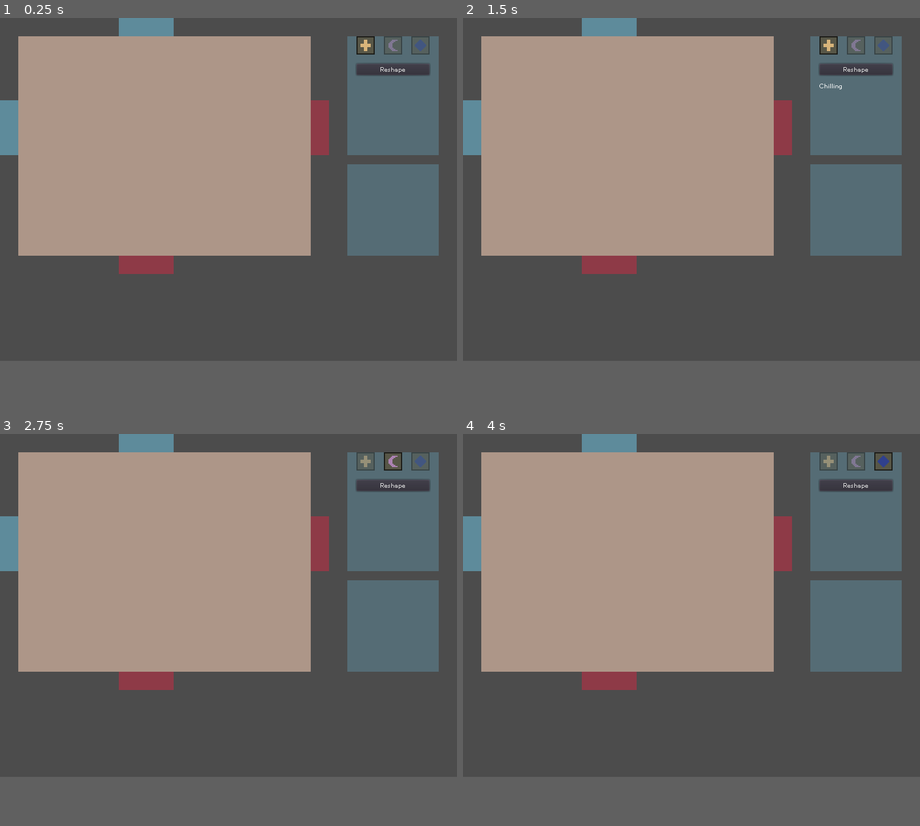
Above: before the commit, frames 1-4 (two rows, left to right).
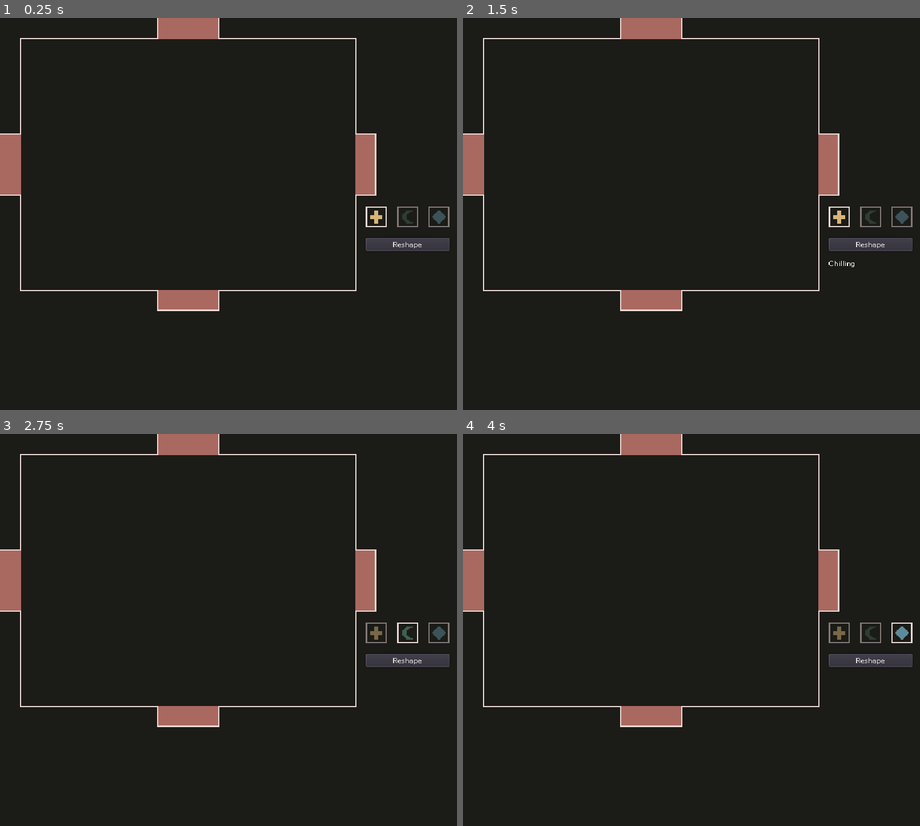
Above: after the commit, the same moments.

Repository: nolenroyalty/ReShape-TD
Game: Godot game, scene res://Main.tscn
Two runs of this game, one before a commit and one after it. Both use one fixed random seed, a clock stepped at 60 frames per second and the inputs below.
Inputs (mouse positions are in pixels of both pictures, inside the frame that each line leads up to; where the layout moved, square brackets give the same spot in the first picture):
- Up to frame 1 (0.25 s): no input
- Up to frame 2 (1.5 s): click "Reshape" at 0.5 s; click "Chilling" at 1.25 s
- Up to frame 3 (2.75 s): click (406, 606) [393, 461] at 2 s
- Up to frame 4 (4 s): click (837, 606) [828, 461] at 2.75 s; click (901, 606) [883, 461] at 3.5 s
In our replay, the window is 800x600 before the commit and 800x686 after it. These sizes can differ from the game's own. Grey fills any space a smaller window leaves; there, only what the larger window draws over its background counts as a difference.

The runs differ from the first frame. In frame 1, 87% of the frame differs, in the area x 0-100%, y 0-88%; in frame 2, 87%; in frame 3, 87%; in frame 4, 87%.

Commit message:
art updates, more upgrade implementations

Diff:
--- a/Main.gd
+++ b/Main.gd
@@ -82,3 +82,4 @@
 	upgrade_selector.connect("selected", self, "set_shape")
 	battlefield.connect("selected_tower", self, "show_individual_tower")
 	battlefield.connect("selected_creep", self, "show_individual_creep")
+	VisualServer.set_default_clear_color(C.BLACK)
--- a/Main.tscn
+++ b/Main.tscn
@@ -15,7 +15,7 @@
 }
 
 [node name="ReshapeUpgradeSelector" parent="." instance=ExtResource( 2 )]
-position = Vector2( 624, 32 )
+position = Vector2( 560, 288 )
 
 [node name="IndividualViewer" parent="." instance=ExtResource( 4 )]
-position = Vector2( 624, 256 )
+position = Vector2( 560, 32 )
--- a/battlefield/Battlefield.tscn
+++ b/battlefield/Battlefield.tscn
@@ -12,27 +12,24 @@
 [ext_resource path="res://battlefield/DestRight.gd" type="Script" id=10]
 [ext_resource path="res://battlefield/DestBot.gd" type="Script" id=11]
 
-[sub_resource type="RectangleShape2D" id=1]
-extents = Vector2( 288, 224 )
-
 [node name="Battlefield" type="Node2D"]
 script = ExtResource( 1 )
 
 [node name="SpawnLeft" parent="." instance=ExtResource( 4 )]
-position = Vector2( 0, 160 )
+position = Vector2( 0, 192 )
 
 [node name="SpawnTop" parent="." instance=ExtResource( 2 )]
-position = Vector2( 224, 0 )
+position = Vector2( 256, 0 )
 
 [node name="BuildableGrid" parent="." instance=ExtResource( 3 )]
 position = Vector2( 48, 48 )
 
 [node name="DestRight" parent="." instance=ExtResource( 5 )]
-position = Vector2( 560, 160 )
+position = Vector2( 560, 192 )
 script = ExtResource( 10 )
 
 [node name="DestBot" parent="." instance=ExtResource( 6 )]
-position = Vector2( 224, 432 )
+position = Vector2( 256, 432 )
 script = ExtResource( 11 )
 
 [node name="BattlefieldBounds" type="Area2D" parent="."]
@@ -41,10 +38,9 @@
 monitorable = false
 script = ExtResource( 8 )
 
-[node name="CollisionShape2D" type="CollisionShape2D" parent="BattlefieldBounds"]
-visible = false
+[node name="CollisionShape2D" type="CollisionPolygon2D" parent="BattlefieldBounds"]
 position = Vector2( 288, 224 )
-shape = SubResource( 1 )
+polygon = PoolVector2Array( -240, -176, -240, -32, -288, -32, -288, 64, -240, 64, -240, 208, -32, 208, -32, 240, 64, 240, 64, 208, 272, 208, 272, 64, 304, 64, 304, -32, 272, -32, 272, -176, 64, -176, 64, -224, -32, -224, -32, -176 )
 __meta__ = {
 "_edit_lock_": true
 }
--- a/battlefield/BuildableGrid.tscn
+++ b/battlefield/BuildableGrid.tscn
@@ -1,7 +1,7 @@
 [gd_scene load_steps=4 format=2]
 
 [ext_resource path="res://battlefield/BuildableGrid.gd" type="Script" id=1]
-[ext_resource path="res://battlefield/sprites/background.png" type="Texture" id=2]
+[ext_resource path="res://battlefield/sprites/background-alt.png" type="Texture" id=2]
 
 [sub_resource type="RectangleShape2D" id=1]
 extents = Vector2( 256, 192 )
@@ -18,5 +18,6 @@
 collision_mask = 0
 
 [node name="CollisionShape2D" type="CollisionShape2D" parent="Bounds"]
+visible = false
 position = Vector2( 256, 192 )
 shape = SubResource( 1 )
--- a/battlefield/CreepDestination.tscn
+++ b/battlefield/CreepDestination.tscn
@@ -8,12 +8,7 @@
 
 [node name="CreepDestination" instance=ExtResource( 1 )]
 
-[node name="ColorRect" type="ColorRect" parent="." index="0"]
-margin_right = 40.0
-margin_bottom = 40.0
-color = Color( 0.556863, 0.227451, 0.278431, 1 )
-
-[node name="Bounds" type="Area2D" parent="." index="1"]
+[node name="Bounds" type="Area2D" parent="." index="0"]
 collision_layer = 16
 collision_mask = 2
 input_pickable = false
--- a/battlefield/DestBot.tscn
+++ b/battlefield/DestBot.tscn
@@ -1,7 +1,8 @@
-[gd_scene load_steps=4 format=2]
+[gd_scene load_steps=5 format=2]
 
 [ext_resource path="res://battlefield/CreepDestination.tscn" type="PackedScene" id=1]
 [ext_resource path="res://battlefield/CreepArea.gd" type="Script" id=2]
+[ext_resource path="res://battlefield/sprites/destright.png" type="Texture" id=3]
 
 [sub_resource type="RectangleShape2D" id=1]
 resource_local_to_scene = true
@@ -10,10 +11,11 @@
 [node name="DestBot" groups=["pathable"] instance=ExtResource( 1 )]
 script = ExtResource( 2 )
 
-[node name="ColorRect" parent="." index="0"]
-margin_right = 96.0
-margin_bottom = 32.0
-
 [node name="CollisionShape2D" parent="Bounds" index="0"]
 position = Vector2( 48, 16 )
 shape = SubResource( 1 )
+
+[node name="Sprite" type="Sprite" parent="." index="1"]
+position = Vector2( 48, 16 )
+rotation = 1.5708
+texture = ExtResource( 3 )
--- a/battlefield/DestRight.tscn
+++ b/battlefield/DestRight.tscn
@@ -1,18 +1,17 @@
 [gd_scene load_steps=4 format=2]
 
 [ext_resource path="res://battlefield/CreepDestination.tscn" type="PackedScene" id=1]
-[ext_resource path="res://battlefield/CreepArea.gd" type="Script" id=2]
+[ext_resource path="res://battlefield/sprites/destright.png" type="Texture" id=2]
 
 [sub_resource type="RectangleShape2D" id=1]
 resource_local_to_scene = true
 extents = Vector2( 16, 48 )
 
 [node name="DestRight" groups=["pathable"] instance=ExtResource( 1 )]
-script = ExtResource( 2 )
 
-[node name="ColorRect" parent="." index="0"]
-margin_right = 32.0
-margin_bottom = 96.0
+[node name="Sprite" type="Sprite" parent="." index="0"]
+position = Vector2( 16, 48 )
+texture = ExtResource( 2 )
 
 [node name="CollisionShape2D" parent="Bounds" index="0"]
 position = Vector2( 16, 48 )
--- a/battlefield/SpawnLeft.tscn
+++ b/battlefield/SpawnLeft.tscn
@@ -1,12 +1,12 @@
-[gd_scene load_steps=3 format=2]
+[gd_scene load_steps=4 format=2]
 
 [ext_resource path="res://battlefield/CreepArea.tscn" type="PackedScene" id=1]
 [ext_resource path="res://battlefield/SpawnLeft.gd" type="Script" id=2]
+[ext_resource path="res://battlefield/sprites/entrance.png" type="Texture" id=3]
 
 [node name="SpawnLeft" groups=["pathable"] instance=ExtResource( 1 )]
 script = ExtResource( 2 )
 
-[node name="ColorRect" type="ColorRect" parent="." index="0"]
-margin_right = 48.0
-margin_bottom = 96.0
-color = Color( 0.368627, 0.545098, 0.607843, 1 )
+[node name="Sprite" type="Sprite" parent="." index="0"]
+position = Vector2( 24, 48 )
+texture = ExtResource( 3 )
--- a/battlefield/SpawnTop.tscn
+++ b/battlefield/SpawnTop.tscn
@@ -1,12 +1,13 @@
-[gd_scene load_steps=3 format=2]
+[gd_scene load_steps=4 format=2]
 
 [ext_resource path="res://battlefield/CreepArea.tscn" type="PackedScene" id=1]
 [ext_resource path="res://battlefield/SpawnTop.gd" type="Script" id=2]
+[ext_resource path="res://battlefield/sprites/entrance.png" type="Texture" id=3]
 
 [node name="SpawnTop" groups=["pathable"] instance=ExtResource( 1 )]
 script = ExtResource( 2 )
 
-[node name="ColorRect" type="ColorRect" parent="." index="0"]
-margin_right = 96.0
-margin_bottom = 48.0
-color = Color( 0.368627, 0.545098, 0.607843, 1 )
+[node name="Sprite" type="Sprite" parent="." index="0"]
+position = Vector2( 48, 24 )
+rotation = 1.5708
+texture = ExtResource( 3 )
--- a/creeps/CreepGeneric.tscn
+++ b/creeps/CreepGeneric.tscn
@@ -1,7 +1,7 @@
 [gd_scene load_steps=5 format=2]
 
 [ext_resource path="res://creeps/CreepGeneric.gd" type="Script" id=1]
-[ext_resource path="res://creeps/sprites/genericcreep.png" type="Texture" id=2]
+[ext_resource path="res://creeps/sprites/creep1.png" type="Texture" id=2]
 
 [sub_resource type="CircleShape2D" id=1]
 radius = 8.0
@@ -10,7 +10,7 @@
 radius = 2.0
 
 [node name="Creep" type="KinematicBody2D" groups=["creep"]]
-collision_layer = 2
+collision_layer = 0
 collision_mask = 0
 script = ExtResource( 1 )
 
--- a/globals/Constants.gd
+++ b/globals/Constants.gd
@@ -18,3 +18,4 @@
 const LIGHT_BLUE = Color("#5e8b9b")
 const RED = Color("#8e3a47")
 const DARK_GREEN = Color("#3f6050")
+const BLACK = Color("#1b1b17")
--- a/project.godot
+++ b/project.godot
@@ -42,8 +42,8 @@
 
 [display]
 
-window/size/width=800
-window/size/test_width=1600
+window/size/width=700
+window/size/test_width=1400
 window/size/test_height=1200
 window/stretch/mode="viewport"
 window/stretch/aspect="keep"
--- a/towers/Bullet.gd
+++ b/towers/Bullet.gd
@@ -11,6 +11,8 @@
 var target = null
 var direction = null
 var state = S.NO_TARGET
+var returns = false
+var pierces = 0
 
 func init(shape, stats, target_, initial_direction):
 	my_shape = shape
@@ -18,6 +20,8 @@
 	target = target_
 	direction = initial_direction
 	state = S.MOVING_TO_TARGET
+	returns = Upgrades.has_return(my_shape)
+	pierces = Upgrades.pierces(my_shape)
 
 	match my_shape:
 		C.SHAPE.CROSS: $Sprite.texture = cross_bullet
@@ -41,13 +45,22 @@
 func hit_something(area):
 	var creep = area.get_parent()
 	if creep.is_in_group("creep"):
-		state = S.HIT_SOMETHING
 		apply_status_effects(creep)
 		creep.damage(my_damage())
+		if pierces > 0:
+			pierces -= 1
+			state = S.MOVING_IN_LAST_DIRECTION
+		else:
+			state = S.HIT_SOMETHING
 
 func exited_battlefield():
 	if state != S.HIT_SOMETHING:
-		state = S.FADING
+		if returns:
+			returns = false
+			state = S.MOVING_IN_LAST_DIRECTION
+			direction = direction * -1
+		else:
+			state = S.FADING
 
 func move_in_direction(delta):
 	if direction == null:
--- a/towers/Upgrades.gd
+++ b/towers/Upgrades.gd
@@ -43,7 +43,7 @@
 		T.GREATER_MULTIPROJ:
 			stats.PROJECTILES = 5
 			stats.DAMAGE_MULT = 0.6
-		T.STUNNING: stats.SHOCKWAVE = true
+		T.STUNNING: stats.STUNS = true
 		T.BONUS_GOLD: stats.BONUS_GOLD = 0.25
 		T.GIANT_PROJ: stats.PROJECTILE_SIZE_MULT = 3
 		T.RETURNS: stats.RETURNS = true
@@ -51,6 +51,20 @@
 
 	stats.upgrades.append(t)
 	return stats
+
+# IMPLEMENTED:
+# CHILLS = true
+# EXPLODES = false
+# BURNING_GROUND = false
+# PIERCES = true
+# CHAINS = false
+# PROJECTILES = true
+# STUNS = true
+# BONUS_GOLD = false
+# PROJECTILE_SIZE_MULT = true
+# RETURNS = true
+# POISONS = true
+# DAMAGE_MULT = 1.0
 
 func title(t):
 	match t:
@@ -121,6 +135,9 @@
 func projectiles(t):
 	return state[t].PROJECTILES
 
+func pierces(t):
+	return state[t].PIERCES
+
 func damage_mult(t):
 	return state[t].DAMAGE_MULT
 
@@ -133,6 +150,9 @@
 func has_stun(t):
 	return state[t].STUNS
 
+func has_return(t):
+	return state[t].RETURNS
+
 func _ready():
 	for shape in shapes:
 		state[shape] = Stats.new()
--- a/ui/IndividualTowerViewer.tscn
+++ b/ui/IndividualTowerViewer.tscn
@@ -16,12 +16,13 @@
 
 [node name="LevelUpButton" type="Button" parent="."]
 margin_top = 96.0
+margin_right = 60.0
+margin_bottom = 116.0
+text = "Level Up"
+
+[node name="SellButton" type="Button" parent="."]
+margin_left = 80.0
+margin_top = 96.0
 margin_right = 128.0
 margin_bottom = 116.0
-text = "Level Up Tower"
-
-[node name="SellButton" type="Button" parent="."]
-margin_top = 128.0
-margin_right = 128.0
-margin_bottom = 148.0
-text = "Sell Tower"
+text = "Sell"
--- a/ui/IndividualViewer.tscn
+++ b/ui/IndividualViewer.tscn
@@ -13,7 +13,7 @@
 align = 1
 
 [node name="ColorRect" type="ColorRect" parent="."]
-margin_left = -16.0
-margin_right = 144.0
-margin_bottom = 160.0
+visible = false
+margin_right = 128.0
+margin_bottom = 128.0
 color = Color( 0.368627, 0.545098, 0.607843, 0.513726 )
--- a/ui/ReshapeUpgradeSelector.tscn
+++ b/ui/ReshapeUpgradeSelector.tscn
@@ -10,6 +10,7 @@
 script = ExtResource( 6 )
 
 [node name="ColorRect" type="ColorRect" parent="."]
+visible = false
 margin_left = -16.0
 margin_right = 144.0
 margin_bottom = 208.0
Not shown: 1 places in battlefield/Battlefield.tscn that only renumber resources
Binary file added: battlefield/sprites/background-alt.png
Not shown, added: battlefield/sprites/background-alt.png.import
Binary file added: battlefield/sprites/destright.png
Not shown, added: battlefield/sprites/destright.png.import
Binary file added: battlefield/sprites/entrance.png
Not shown, added: battlefield/sprites/entrance.png.import
Binary file added: creeps/sprites/creep1.png
Not shown, added: creeps/sprites/creep1.png.import
Binary file changed: towers/sprites/crescentbullet.png
Binary file changed: towers/sprites/crescenttower.png
Binary file added: towers/sprites/crescenttowerold.png
(and 10 more such lines)
